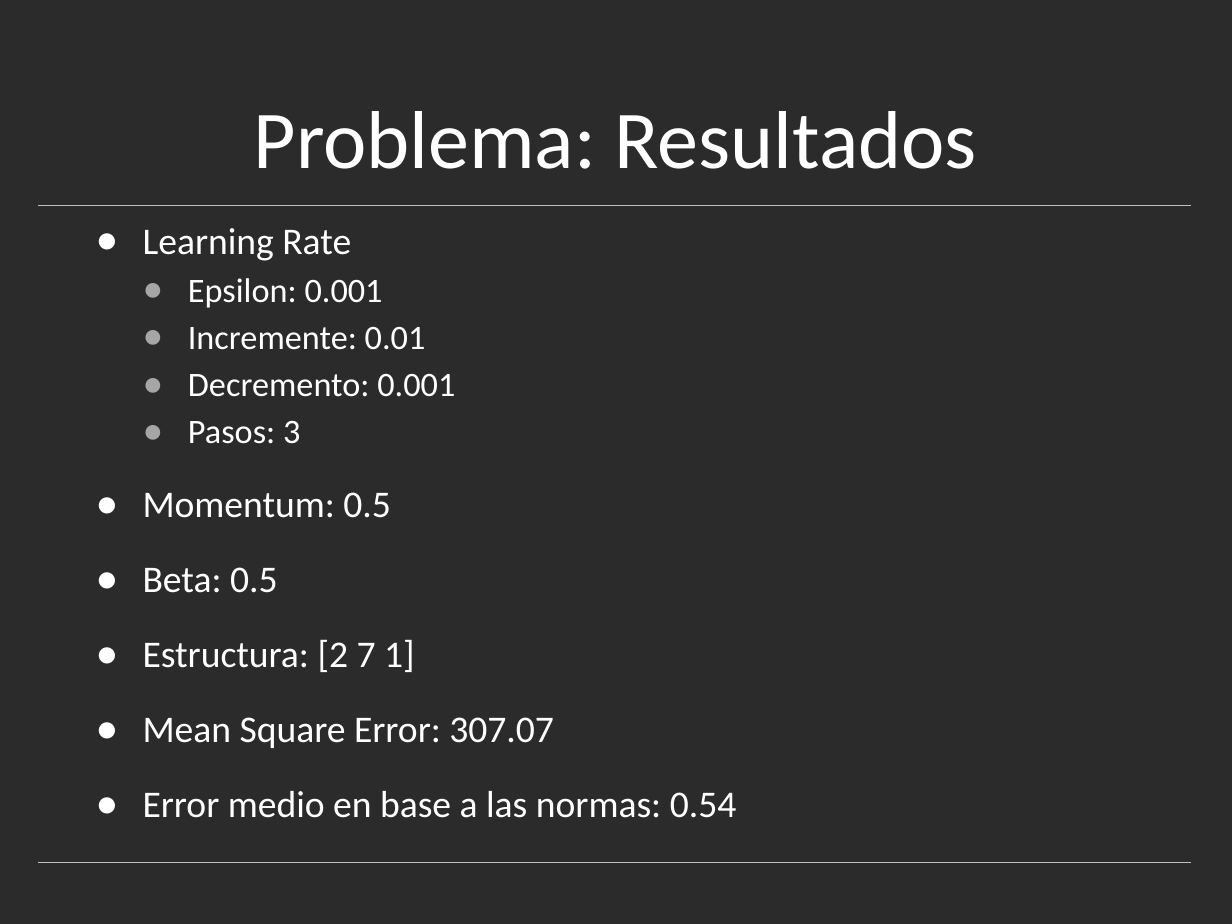
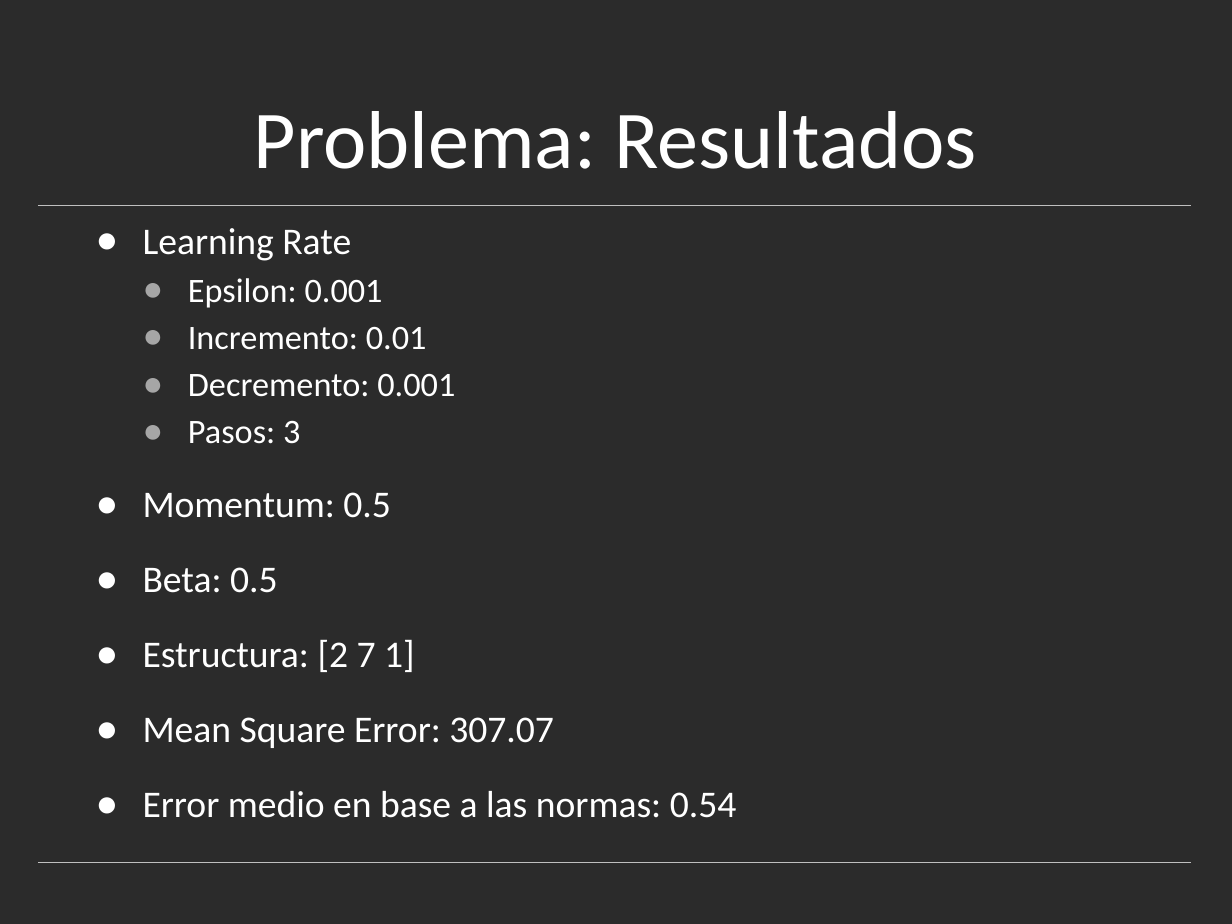
Before and after one commit to esneider/ITBA_SIA_13_NeuralNetworks, a slide deck: slide 12 of presentation/Presentacion_RN.ppt (slide 9 before the commit). Drawn at 1232x924 pixels with LibreOffice and Linux fonts; fonts in the diff are those of the drawing; background and template pictures are left out; a plain dark background stands for a picture behind light text. Boxes give left, top, right and bottom in pixels: in the first picture for what was removed or moved away, otherwise in the second. Text is boxed around its words. In the diff, an @@ line names an element or a change of style, - is before the commit and + after.

```diff
--- a/presentation/Presentacion_RN.ppt
+++ b/presentation/Presentacion_RN.ppt
@@ text at (188,327,427,350): text changed @@
-  ● Incremente: 0.01
+  ● Incremento: 0.01
```
Also in this commit, not shown: 4 other slides changed, 3 slides added.
